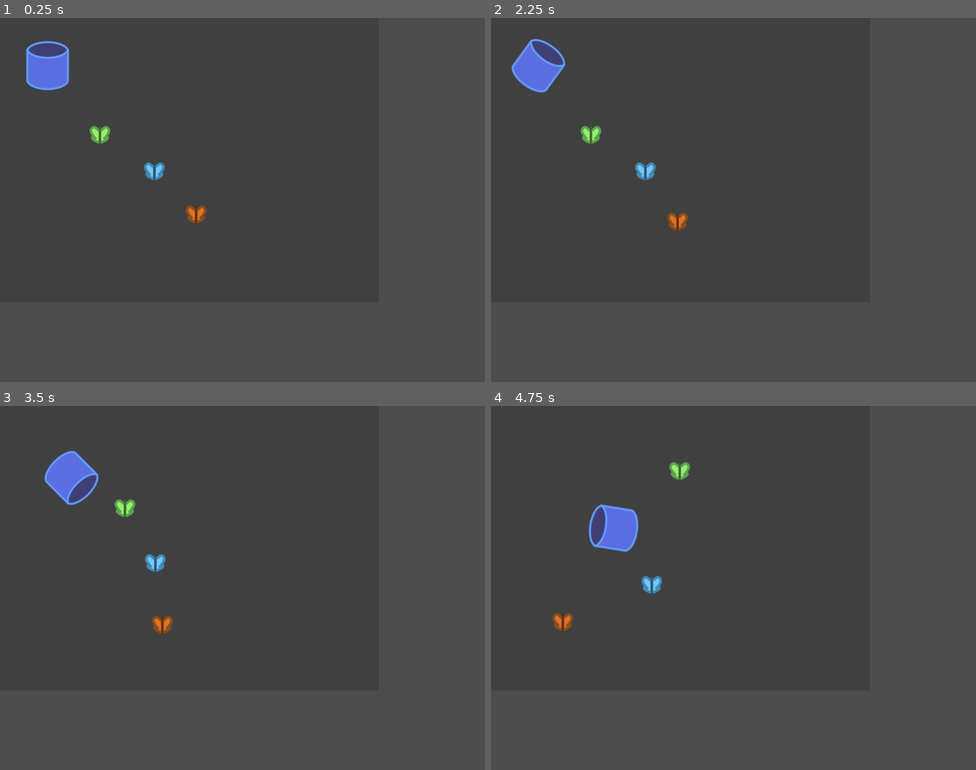
Above: before the commit, frames 1-4 (two rows, left to right).
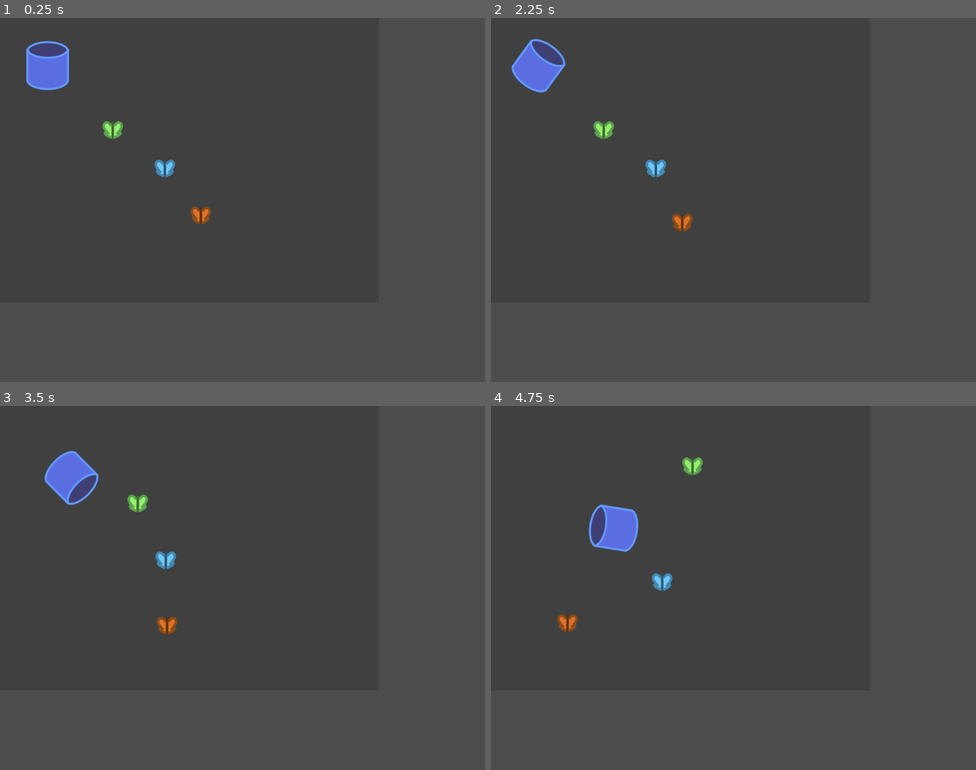
Above: after the commit, the same moments.

Repository: broquaint/eggjam20
Game: Godot game, scene res://scenes/MaintainHydroponics.tscn
Two runs of this game, one before a commit and one after it. Both use one fixed random seed, a clock stepped at 60 frames per second and the inputs below. This scene is started directly instead of the project's main scene.
Inputs:
- Up to frame 1 (0.25 s): no input
- Up to frame 2 (2.25 s): tap Enter (ui_accept) at 0.5, 0.77, 1.52 s; hold Right (move_right) 0.53-1.28 s; hold Left (move_left) 1.28-2.03 s; hold Right (move_right) from 2.03 s (still down)
- Up to frame 3 (3.5 s): release Right (move_right) at 2.78 s; hold Up (move_up) from 2.78 s (still down); tap Enter (ui_accept) at 3.02 s
- Up to frame 4 (4.75 s): release Up (move_up) at 3.53 s; hold Left (move_left) from 3.53 s (still down); tap Enter (ui_accept) at 3.77, 4.52 s

The runs differ from the first frame. In frame 1, 0.7% of the frame differs, in the area x 18-44%, y 28-57%; in frame 2, 0.7%; in frame 3, 0.7%; in frame 4, 0.7%, in the area x 12-44%, y 14-63%.

Commit message:
Keep butterflies well stocked
Only 3 at a time seems fine. Hopefully.

Diff:
--- a/scenes/MaintainHydroponics.tscn
+++ b/scenes/MaintainHydroponics.tscn
@@ -1,7 +1,6 @@
-[gd_scene load_steps=7 format=2]
+[gd_scene load_steps=6 format=2]
 
 [ext_resource path="res://assets/images/net for butterflies.png" type="Texture" id=1]
-[ext_resource path="res://scenes/Butterfly.tscn" type="PackedScene" id=2]
 [ext_resource path="res://scripts/MaintainHydroponics.gd" type="Script" id=3]
 [ext_resource path="res://scripts/NetForButterflies.gd" type="Script" id=4]
 
@@ -83,6 +82,3 @@
 [node name="CollisionShape2D" type="CollisionShape2D" parent="BottomWall"]
 position = Vector2( 391, 0 )
 shape = SubResource( 2 )
-
-[node name="Butterfly" parent="." instance=ExtResource( 2 )]
-position = Vector2( 537, 427 )
--- a/scripts/MaintainHydroponics.gd
+++ b/scripts/MaintainHydroponics.gd
@@ -5,17 +5,19 @@
 var butterflies = []
 
 func _ready():
-	remove_child($Butterfly)
 	for i in range(1, 4):
-		var bf = butterfly_scene.instance()
-		bf.get_node("EscapeWindow").connect("timeout", self, "caught_butterfly", [bf])
-		bf.position = Vector2((i+1) * 100 + randi() % 50, (i+1) * 100 + randi() % 50)
-		add_child(bf)
-		butterflies.append(bf)
+		add_butterfly(Vector2((i+1) * 100, (i+1) * 100))
 
 	$NetForButterflies.position = Vector2(100, 100)
 	$NetForButterflies/Catchment.connect("body_entered", self, "catching_butterfly")
 	$NetForButterflies/Catchment.connect("body_exited", self, "losing_butterfly")
+
+func add_butterfly(offset):
+	var bf = butterfly_scene.instance()
+	bf.get_node("EscapeWindow").connect("timeout", self, "caught_butterfly", [bf])
+	bf.position = Vector2(offset.x + randi() % 50, offset.y + randi() % 50)
+	add_child(bf)
+	butterflies.append(bf)
 
 func catching_butterfly(butterfly):
 	if not(butterfly is Butterfly):
@@ -30,11 +32,17 @@
 func caught_butterfly(butterfly):
 	butterfly.get_node('Collision').disabled = true
 	var sprite = butterfly.get_node('Sprite')
+
 	var sb : Tween = butterfly.get_node('Shrink')
 	sb.interpolate_property(
 		sprite, 'scale', sprite.scale, Vector2.ZERO, 0.5, Tween.TRANS_EXPO, Tween.EASE_IN
 	)
 	sb.start()
 	yield(sb, "tween_completed")
+
 	butterflies.erase(butterfly)
 	butterfly.queue_free()
+
+	var x = 400 + randi() % 150 * (-1 if randi() % 2 == 0 else 1)
+	var y = 300 + randi() % 150 * (-1 if randi() % 2 == 0 else 1)
+	add_butterfly(Vector2(x, y))
